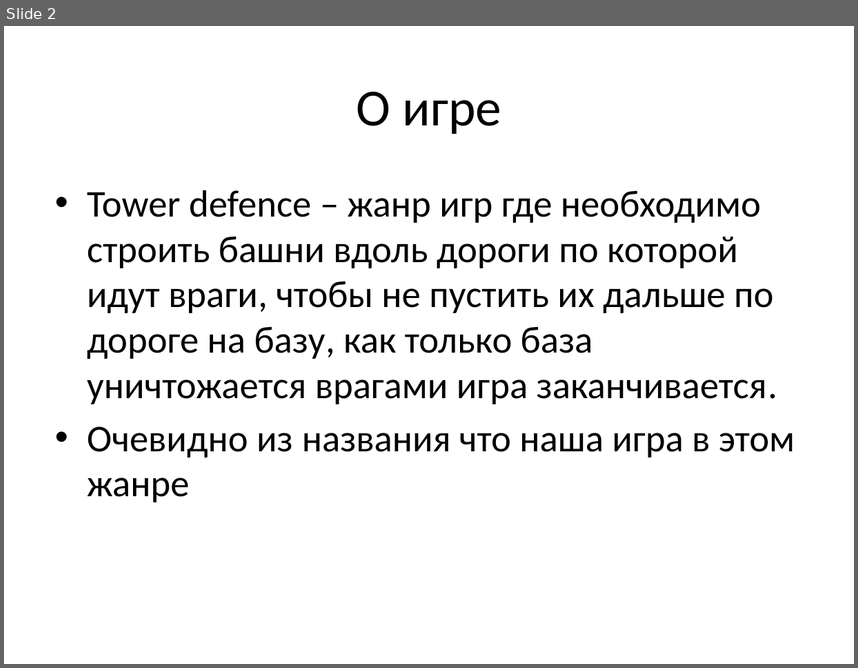
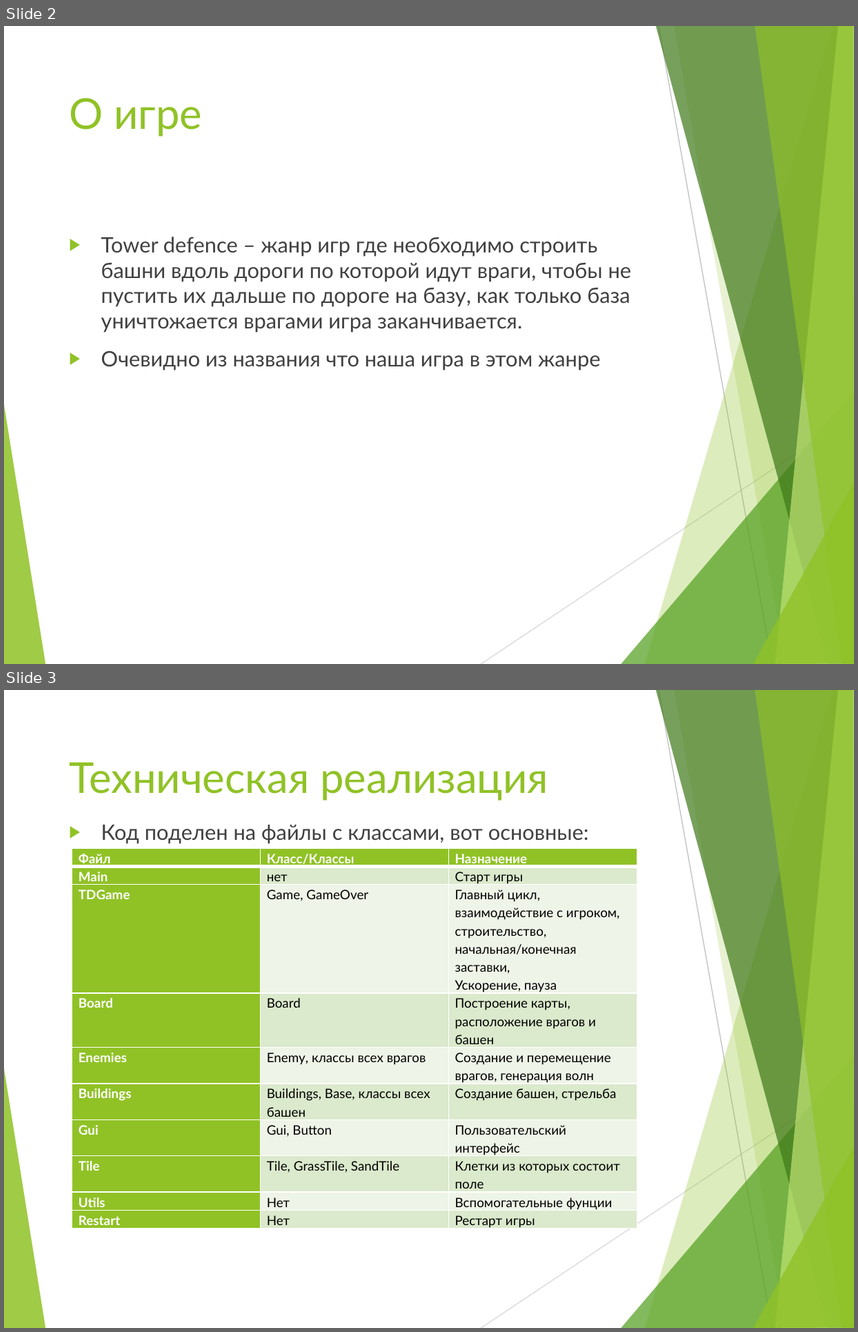
Before and after one commit to Mixaxa1/td-game-project, a slide deck: Презентация.pptx. Shown one above the other, each under a label of ours: slide 2 before the commit, slides 2 and 3 after it. The pictures are 858x668 and 858x1332 pixels, drawn with LibreOffice and Linux fonts; fonts in the diff are those of the drawing. Boxes give left, top, right and bottom in pixels: in the first picture for what was removed or moved away, otherwise in the second. Text is boxed around its words. In the diff, an @@ line names an element or a change of style, - is before the commit and + after.

```diff
--- a/Презентация.pptx
+++ b/Презентация.pptx
@@ slide 3 added at box(4, 690, 854, 1328), background #FFFFFF; not listed: 10 template elements that a slide beside it also shows @@
@@ title added at box(69, 762, 548, 800), 36 pt, text #90C226 @@
+Техническая реализация
@@ text added at box(101, 825, 589, 844), 18 pt, text #404040 @@
+▶ Код поделен на файлы с классами, вот основные:
@@ table added at box(72, 848, 638, 1231), 10 rows, 3 columns @@
+Файл | Класс/Классы | Назначение
+Main | нет | Старт игры
+TDGame | Game, GameOver | Главный цикл, взаимодействие с игроком, строительство, / начальная/конечная заставки, / Ускорение, пауза
+Board | Board | Построение карты, расположение врагов и башен
+Enemies | Enemy, классы всех врагов | Создание и перемещение врагов, генерация волн
+Buildings | Buildings, Base, классы всех башен | Создание башен, стрельба
+Gui | Gui, Button | Пользовательский интерфейс
+Tile | Tile, GrassTile, SandTile | Клетки из которых состоит поле
+Utils | Нет | Вспомогательные фунции
+Restart | Нет | Рестарт игры
@@ slide 2 changed as well @@
@@ title "О игре": place and size @@
-title "О игре" at box(357, 92, 501, 134)
+title "О игре" at box(69, 98, 202, 136)
@@ title "О игре" at box(69, 98, 202, 136): size 44 to 36 pt, font Calibri to Lato, text colour #000000 to #90C226; alignment centre to left; vertical alignment middle to top @@
@@ text "Tower defence – жанр игр ...": place and size @@
-text "Tower defence – жанр игр ..." at box(87, 190, 795, 502)
+text "Tower defence – жанр игр ..." at box(101, 236, 632, 370)
@@ text "Tower defence – жанр игр ..." at box(101, 236, 632, 370): size 32 to 18 pt, font Calibri to Lato, text colour #000000 to #404040; bullet • to ▶; more space between paragraphs @@
@@ group added at box(4, 26, 854, 664): 8 freeform shapes, 2 lines @@
```
Also in this commit, not shown: 5 other slides changed, 1 other slide added, 1 other file.
